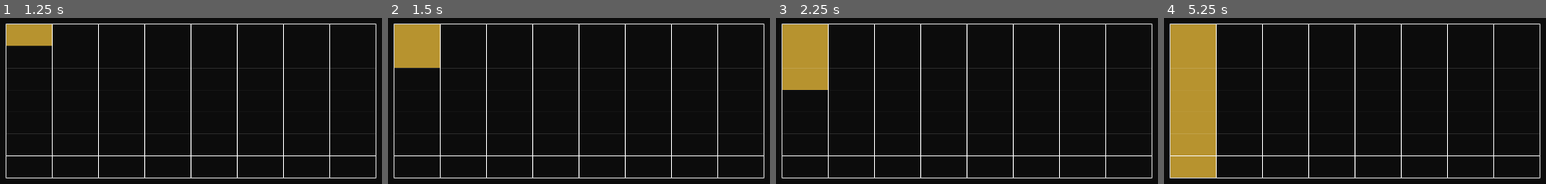
Above: before the commit, frames 1-4 (left to right).
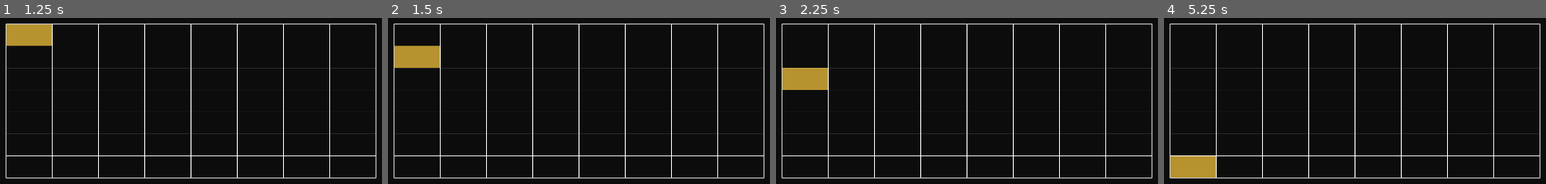
Above: after the commit, the same moments.

Repository: codedpalette/gmtk-jam
Game: Godot game, scene res://scenes/main.tscn
The game is run twice, just before and just after one commit, with the same random seed, the same clock (stepped at 60 frames per second) and the same inputs.
Inputs (mouse positions are in pixels of both pictures, inside the frame that each line leads up to):
- Up to frame 1 (1.25 s): tap Enter at 0.5 s; move the mouse to (30, 34) at 0.52 s; click (30, 34) at 0.67 s
- Up to frame 2 (1.5 s): tap Space at 1.25 s; move the mouse to (418, 56) at 1.27 s; click (418, 56) at 1.42 s
- Up to frame 3 (2.25 s): tap Enter at 2 s; move the mouse to (806, 79) at 2.02 s; click (806, 79) at 2.17 s
- Up to frame 4 (5.25 s): tap Space at 2.75, 4.25 s; move the mouse to (1194, 101) at 2.77 s; click (1194, 101) at 2.92 s; tap Enter at 3.5 s; move the mouse to (1194, 122) at 3.52 s; click (1194, 122) at 3.67 s; move the mouse to (1194, 145) at 4.27 s; click (1194, 145) at 4.42 s; move the mouse to (1194, 167) at 5.02 s; click (1194, 167) at 5.17 s

Frame 1 is identical in both runs. In frame 2, 1.6% of the frame differs, in the area x 1-14%, y 3-18%; in frame 3, 3.2%; in frame 4, 9.6%, in the area x 1-14%, y 3-83%.

Commit message:
One cell active per column

Diff:
--- a/scenes/grid/cell.gd
+++ b/scenes/grid/cell.gd
@@ -12,35 +12,39 @@
 var rect: Rect2
 var grid_index: Vector2i
 
-var _hovered: bool = false:
+var hovered: bool = false:
 	set(value):
-		_hovered = value
-		queue_redraw()
-var _clicked: bool = false:
+		if hovered != value:
+			hovered = value
+			queue_redraw()
+var active: bool = false:
 	set(value):
-		_clicked = value
-		queue_redraw()
+		if active != value:
+			active = value
+			queue_redraw()
+
+signal clicked(column: int, row: int)
 
 func _draw():
-	if _hovered or _clicked:
-		var color := clicked_color if _clicked else hover_color
+	if hovered or active:
+		var color := clicked_color if active else hover_color
 		draw_rect(rect, color, true)
 	draw_rect(rect, line_color, false, 1.0)
 
 func _ready():
 	collision_shape.shape.size = rect.size
 	area.position = rect.size * 0.5
-	area.mouse_entered.connect(func(): _hovered = true)
-	area.mouse_exited.connect(func(): _hovered = false)
+	area.mouse_entered.connect(func(): hovered = true)
+	area.mouse_exited.connect(func(): hovered = false)
 	area.input_event.connect(func(_viewport, event, _shape_idx): _on_input_event(event))
 
 func _on_input_event(event: InputEvent):
 	if event is InputEventMouseButton and event.button_index == MOUSE_BUTTON_LEFT and event.pressed:
-		_clicked = !_clicked
+		clicked.emit(grid_index.x, grid_index.y)
 
 static func create_cell(width: float, height: float, row: int, column: int) -> Cell:
 	var cell: Cell = cell_scene.instantiate()
 	cell.position = Vector2(column * width, row * height)
 	cell.rect = Rect2(Vector2.ZERO, Vector2(width, height))
-	cell.grid_index = Vector2i(row, column)
+	cell.grid_index = Vector2i(column, row)
 	return cell
--- a/scenes/grid/grid.gd
+++ b/scenes/grid/grid.gd
@@ -17,5 +17,22 @@
 	for column in COLUMNS:
 		for row in ROWS:
 			var cell = Cell.create_cell(cell_width, cell_height, row, column)
+			cell.clicked.connect(_on_cell_clicked)
 			add_child(cell)
 			cells.append(cell)
+
+func _on_cell_clicked(column: int, row: int):
+	for cell in get_column(column):
+		if cell.grid_index.y != row:
+			cell.active = false
+		else:
+			cell.active = !cell.active
+
+func get_cell(row: int, column: int) -> Cell:
+	return cells[column * ROWS + row]
+
+func get_column(column: int) -> Array[Cell]:
+	return cells.slice(column * ROWS, (column + 1) * ROWS)
+
+func get_row(row: int) -> Array[Cell]:
+	return cells.slice(row, cells.size() - (ROWS - row - 1), ROWS)
